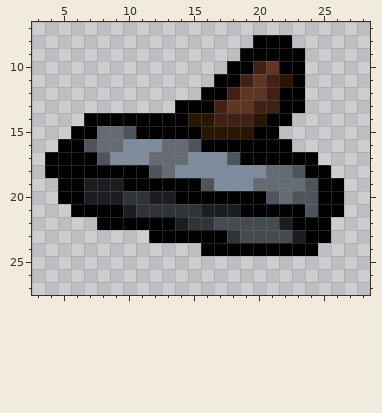
Two versions of one pixel-art sprite, resources/gfx/items/collectibles/101_hamer.png. The picture above was drawn from the file before the commit.
The file is 32x32 pixels. Shown: x 3..28, y 7..27.
Now the later version:
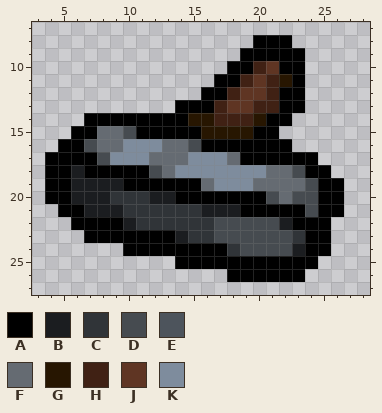
Palette (. is transparent): A #000000  B #1b1d20  C #303438  D #464b50  E #4d545c  F #656b72  G #271601  H #402114  J #5f3523  K #7e8c9d
Log entry: made the hamer slightly thicker + managed to remove a shade that was really similar to another
The exact change:
@@ x 3..28 @@
 14 ....AAAAAAAAGGHHHGAA......
-15 ...AAFFEAAAAAGGGGAA.......
-16 ..AAEFFKKKFFEAAAAAAA......
-17 .AAAAEKKKFFFKKKEAAAAAA....
-18 .AAAAAAAAEFKKKKKKKFFEAA...
-19 ..AABBBAAAAAAEKKKFFFFEAA..
-20 ..AABBBCCBBAAAAAAAEFEEAA..
-21 ...AAAABCCCCCBBBAAAAAEAA..
-22 .....AAAAAABCCDDDDDBAAA...
-23 .........AAAAAACDDDDBAA...
-24 .............AAAAAAAAA....
-25 ..........................
-26 ..........................
+15 ...AAFFDAAAAAGGGGAA.......
+16 ..AADFFKKKFFDAAAAAAA......
+17 .AAAADKKKFFFKKKFAAAAAA....
+18 .AABAAAAADFKKKKKKKFFDAA...
+19 .AABBBBAAAAAAFKKKFFFFDAA..
+20 .AABBBCCCBBAAAAAAADFDDAA..
+21 ..AABBBCCCCCCBBBAAAAADAA..
+22 ...AAAABCCCCCCDDDDDBAAA...
+23 ....AAAAAAABCCDDDDDDCAA...
+24 .......AAAAAAAACDDDDBAA...
+25 ...........AAAAAAAAAAA....
+26 ...............AAAAAA.....
 27 ..........................
Changed places in both pictures, as pixel boxes (x1, y1, x2, y2):
changed: (45, 126, 331, 282)
